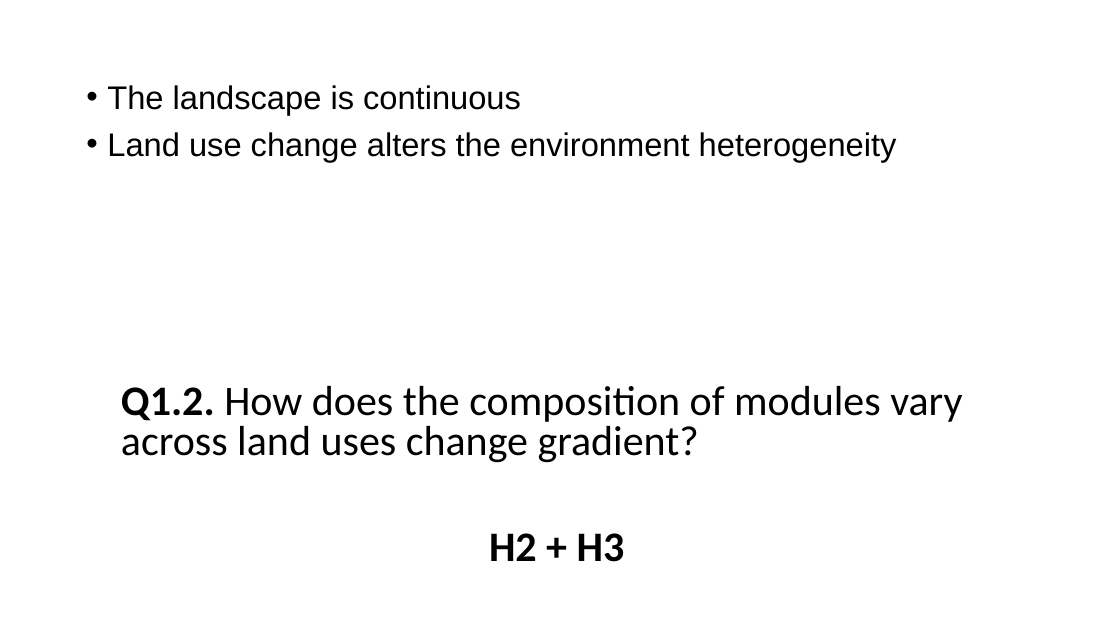
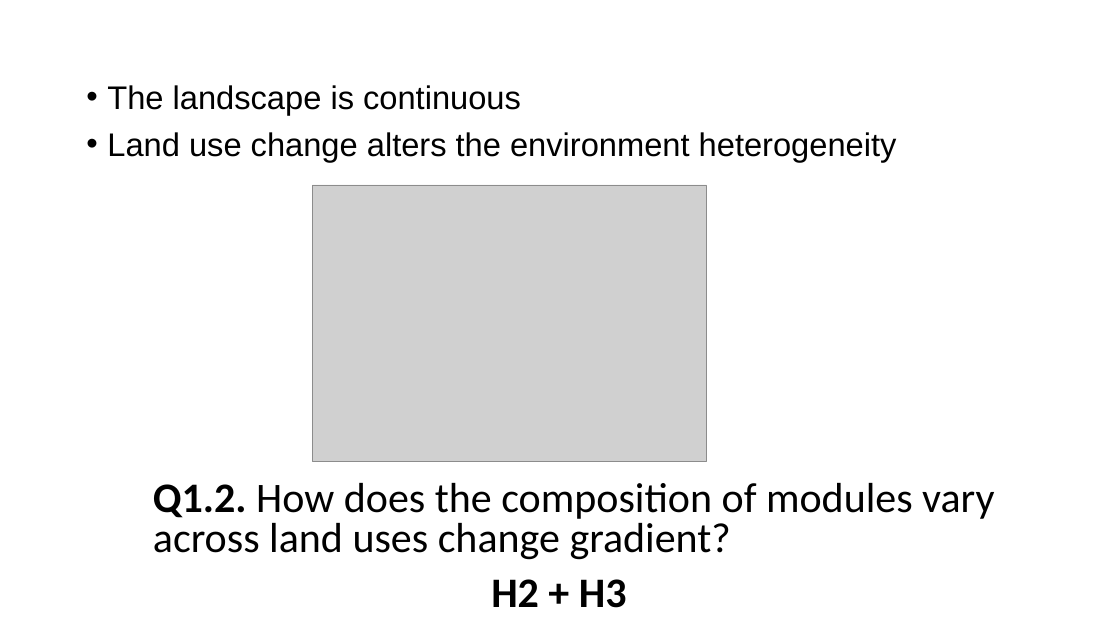
Before and after one commit to Ecological-Complexity-Lab/Microbiome_Structure_Madagascar, a slide deck: slide 26 of presentations/project story.pptx (slide 25 before the commit). Drawn at 1120x630 pixels with LibreOffice and Linux fonts; fonts in the diff are those of the drawing; grey boxes stand for pictures. Boxes give left, top, right and bottom in pixels: in the first picture for what was removed or moved away, otherwise in the second. Text is boxed around its words. In the diff, an @@ line names an element or a change of style, - is before the commit and + after.

```diff
--- a/presentations/project story.pptx
+++ b/presentations/project story.pptx
@@ picture added at (313, 185, 707, 462) @@
@@ text "Q1.2. How does the composition ...": place and size @@
-text "Q1.2. How does the composition ..." at (121, 386, 962, 463)
+text "Q1.2. How does the composition ..." at (153, 483, 994, 560)
@@ text "H2 + H3": place and size @@
-text "H2 + H3" at (489, 533, 625, 562)
+text "H2 + H3" at (491, 579, 627, 608)
```
Also in this commit, not shown: 11 other slides changed, 1 slide added, 5 other files.
